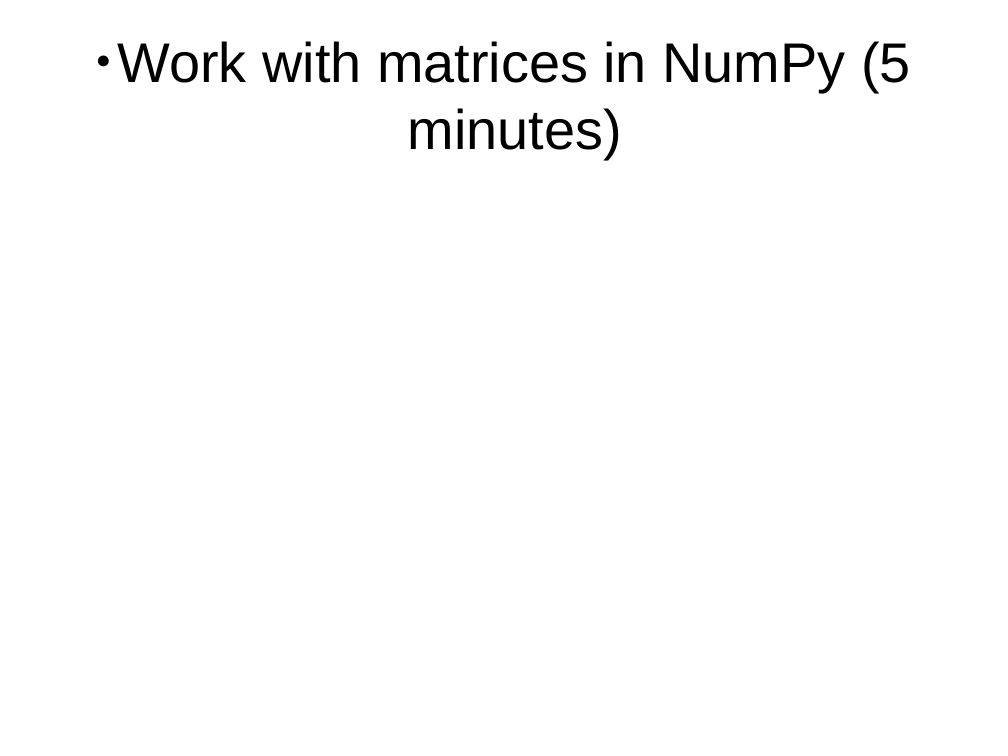
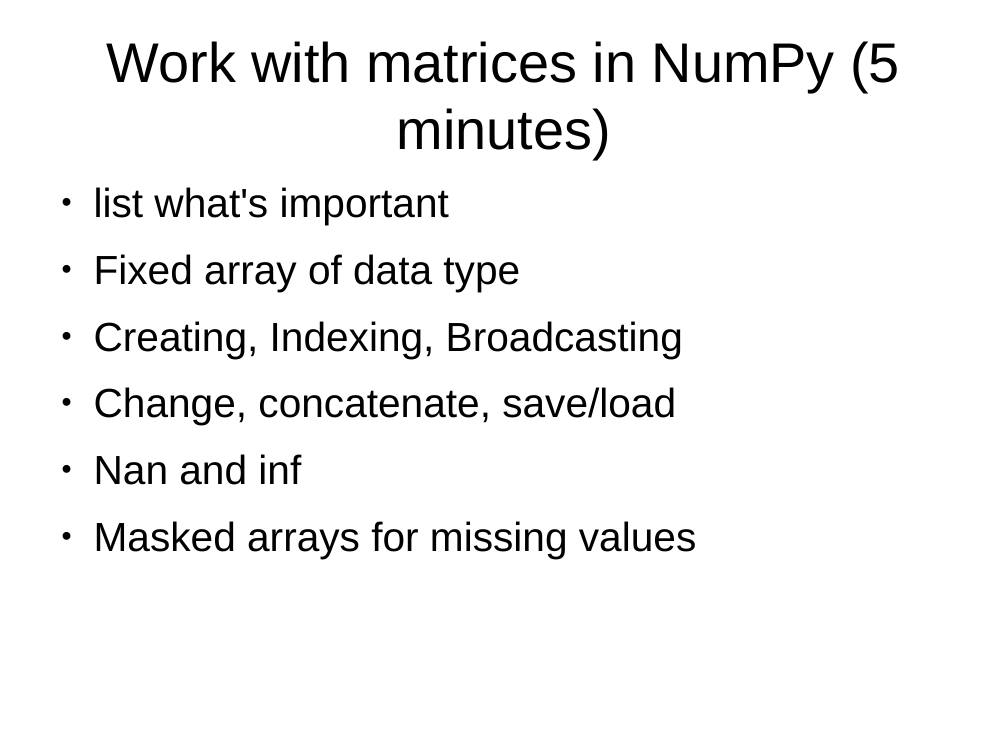
Before and after one commit to crosscompute/analytical-tutorials, a slide deck: slide 8 of 2012-StrataConference-CrossDisciplinaryAnalyticsWithPython.odp (slide 7 before the commit). Drawn at 1008x756 pixels with LibreOffice and Linux fonts; fonts in the diff are those of the drawing. Boxes give left, top, right and bottom in pixels: in the first picture for what was removed or moved away, otherwise in the second. Text is boxed around its words. In the diff, an @@ line names an element or a change of style, - is before the commit and + after.

```diff
--- a/2012-StrataConference-CrossDisciplinaryAnalyticsWithPython.odp
+++ b/2012-StrataConference-CrossDisciplinaryAnalyticsWithPython.odp
@@ title "Work with matrices in NumPy ..." at (107,41,900,159): bullet ● to none @@
@@ text added at (94,187,696,559), 32 pt, text #000000 @@
+● list what's important
+● Fixed array of data type
+● Creating, Indexing, Broadcasting
+● Change, concatenate, save/load
+● Nan and inf
+● Masked arrays for missing values
```
Also in this commit, not shown: 2 other slides changed, 2 slides added, 1 other file.
